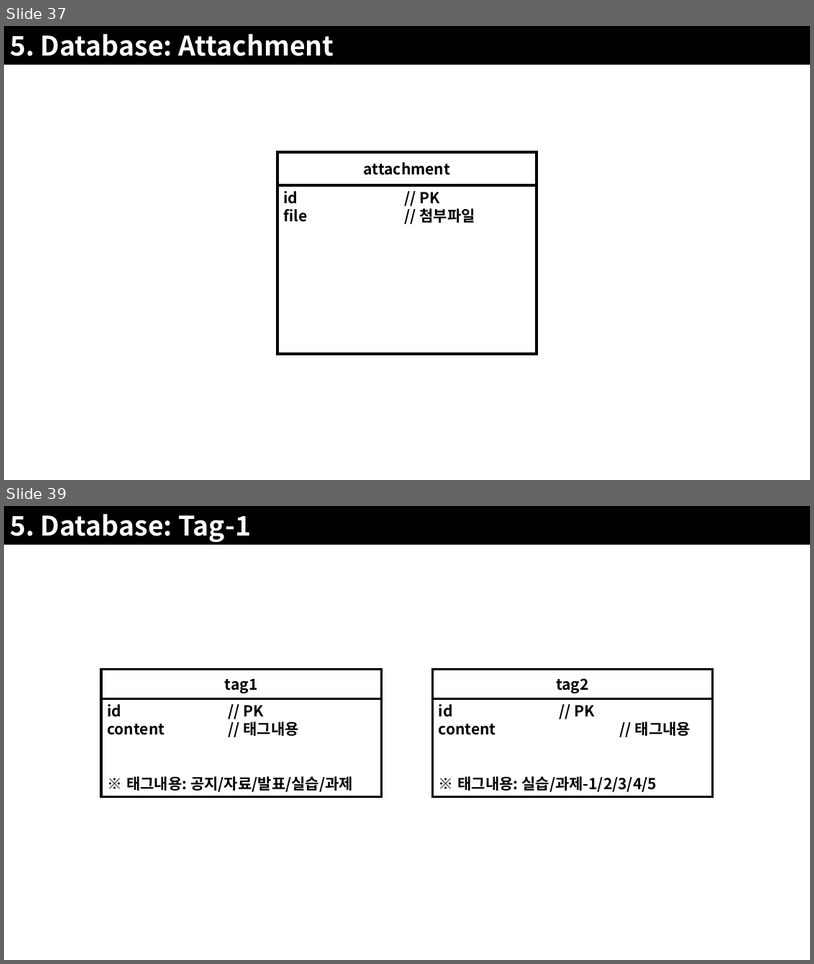
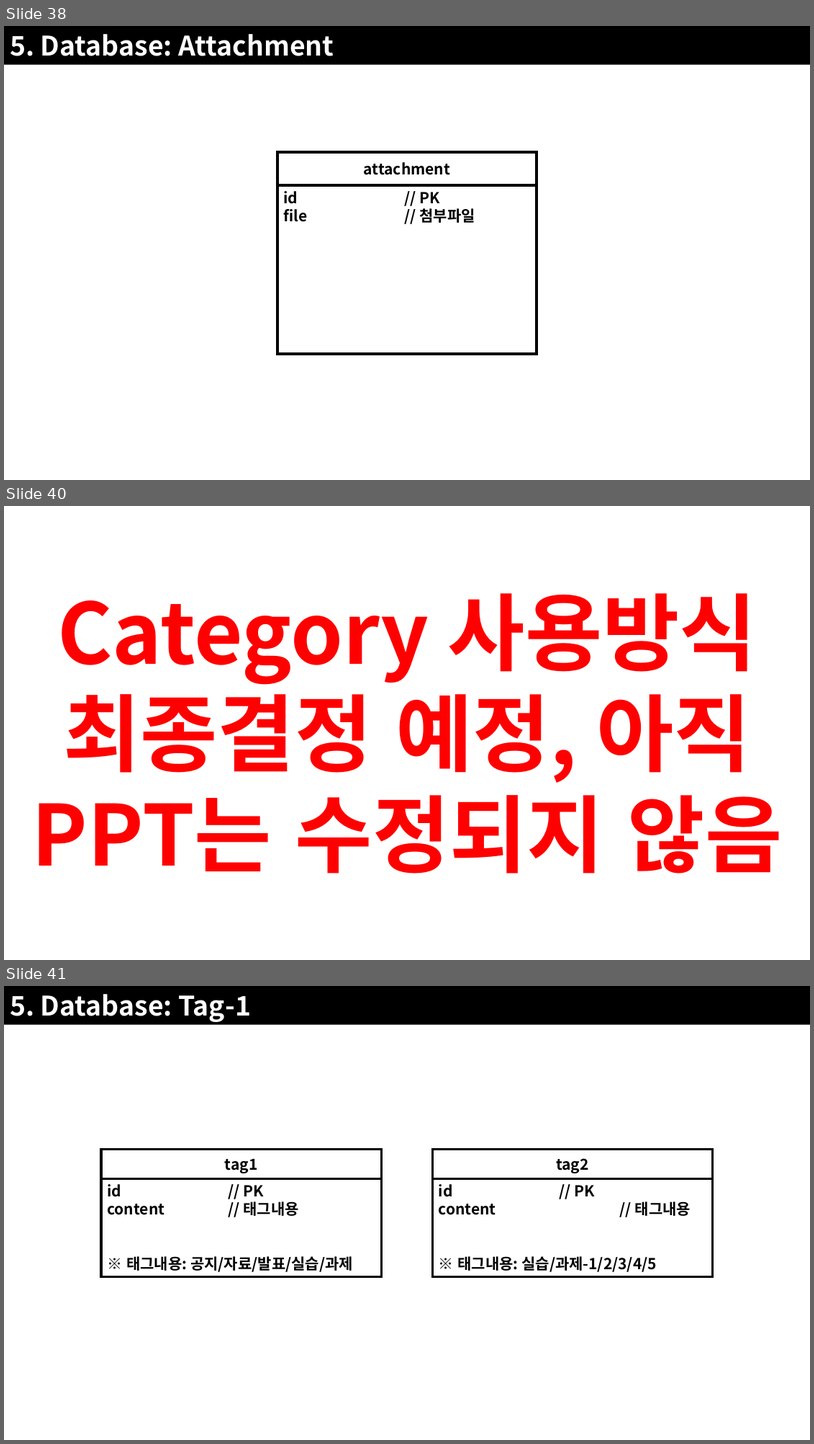
Before and after one commit to JoSihun/CGVR_Lab, a slide deck: documents/01_프로젝트_개발계획.pptx. Shown one above the other, each under a label of ours: slides 37 and 39 before the commit, slides 38, 40 and 41 after it; the slides between them are not shown. The pictures are 814x964 and 814x1444 pixels, drawn with LibreOffice and Linux fonts; fonts in the diff are those of the drawing. Boxes give left, top, right and bottom in pixels: in the first picture for what was removed or moved away, otherwise in the second. Text is boxed around its words. In the diff, an @@ line names an element or a change of style, - is before the commit and + after.

```diff
--- a/documents/01_프로젝트_개발계획.pptx
+++ b/documents/01_프로젝트_개발계획.pptx
@@ slide 40 added at [4, 506, 810, 960], background #FFFFFF @@
@@ text added at [32, 593, 783, 873], 100 pt, text #FF0000, bold @@
+Category 사용방식
+최종결정 예정, 아직
+PPT는 수정되지 않음
@@ what was slide 37 is now slide 38 @@
@@ what was slide 39 is now slide 41 @@
```
Also in this commit, not shown: 8 slides changed, 3 other slides added, 1 slide removed, 5 other files.
